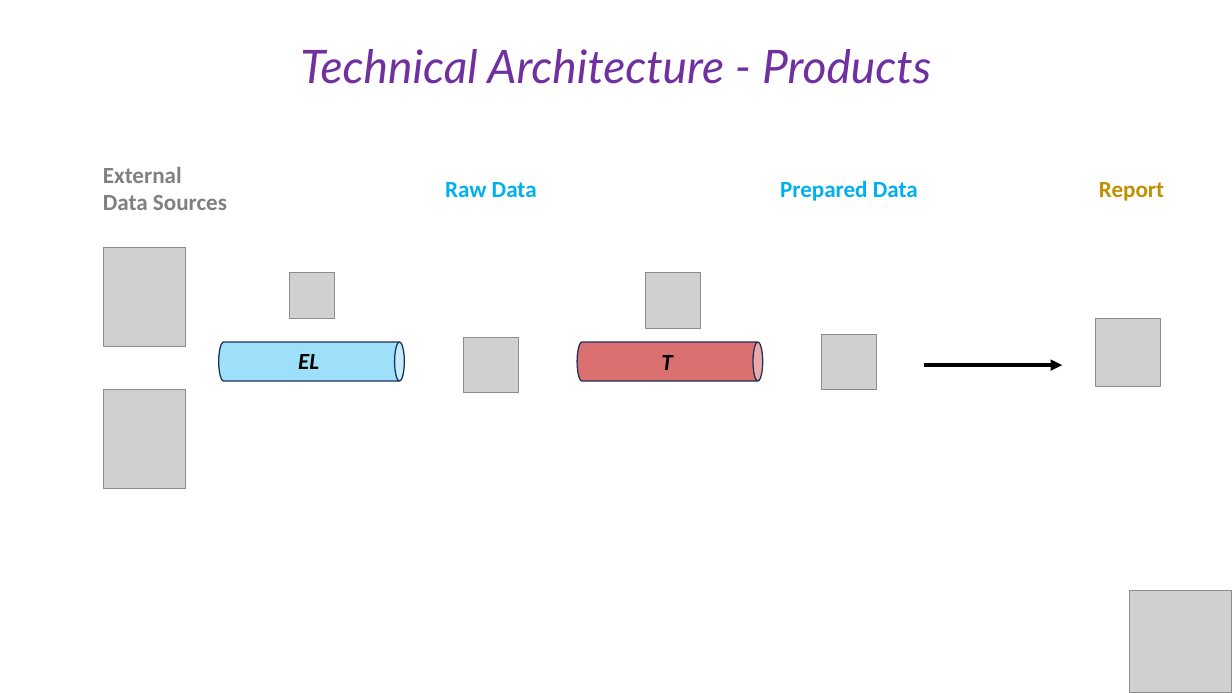
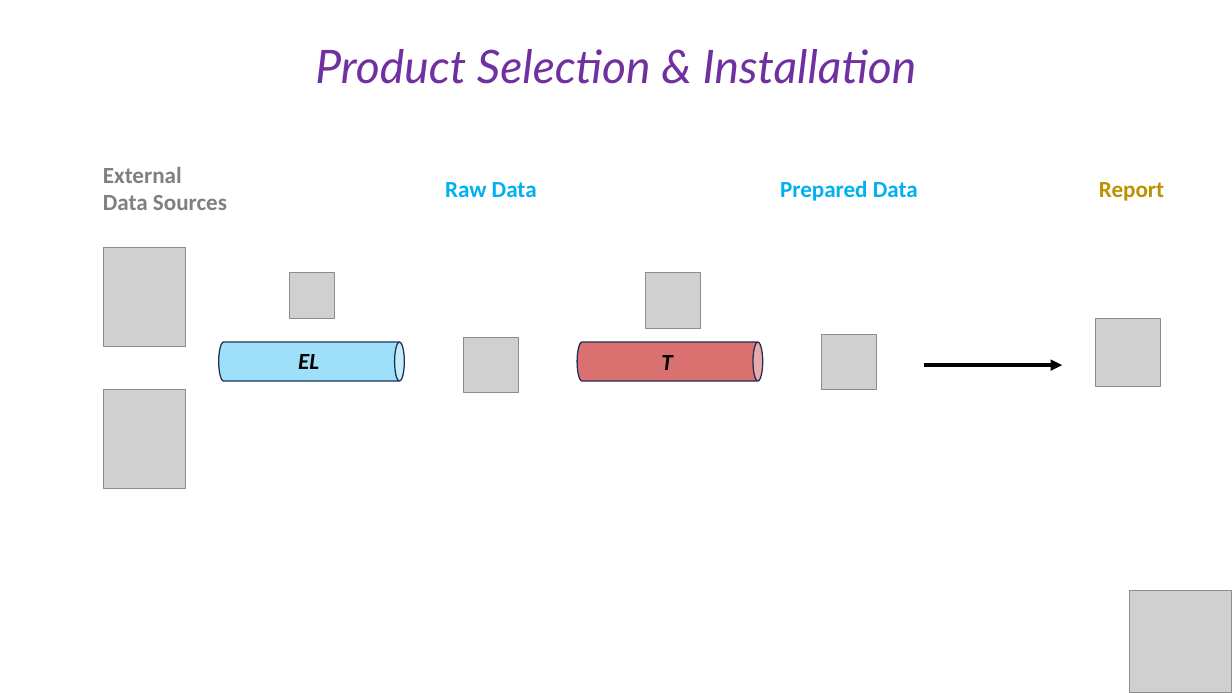
Before and after one commit to cesaramehri/Firn_CaseStudyTest, a slide deck: slide 8 of Presentation/Case Study - Presentation.pptx (slide 6 before the commit). Drawn at 1232x693 pixels with LibreOffice and Linux fonts; fonts in the diff are those of the drawing; grey boxes stand for pictures. Boxes give left, top, right and bottom in pixels: in the first picture for what was removed or moved away, otherwise in the second. Text is boxed around its words. In the diff, an @@ line names an element or a change of style, - is before the commit and + after.

```diff
--- a/Presentation/Case Study - Presentation.pptx
+++ b/Presentation/Case Study - Presentation.pptx
@@ text at <box>315,49,917,84</box>: text changed @@
-Technical Architecture - Products
+Product Selection & Installation
```
Also in this commit, not shown: 9 other slides changed, 12 slides added, 5 slides removed, 1 other file.
